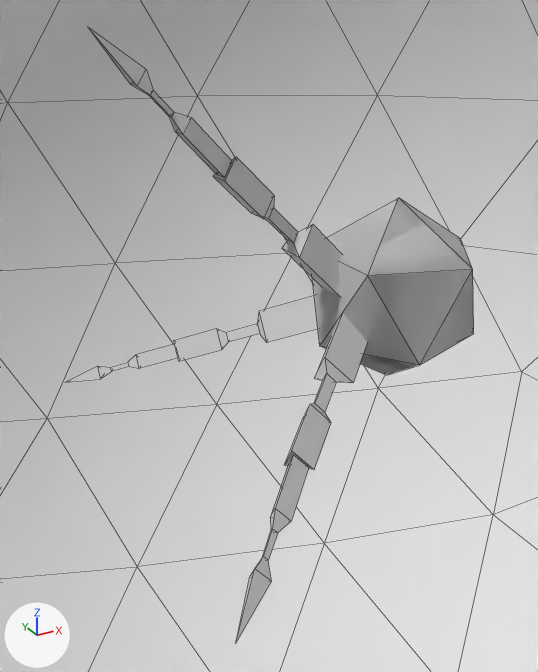
The Blender file assets/force_field.blend as it was, and as the next commit left it.
Rendered twice from a camera (50 mm lens) standing at (-1.81, -2.27, 1.07) and looking at (-0.59, -0.05, -0.04). Arrows for +X, +Y and +Z are at lower left; the lights stay in place. Mesh edges are drawn as thin lines.

The scene before the commit, as lines of its bpy script (objects in view):
```python
me_icosphere = bpy.data.meshes.new('Icosphere')
me_icosphere.from_pydata(...)  # an icosphere of 320 faces spanning x -7.8..7.8, y -7.8..7.8, z -7.8..7.8; an icosphere of 320 faces spanning x -8.2..8.2, y -8.2..8.2, z -8.2..8.2
me_icosphere.polygons.foreach_set('use_smooth', [True] * 640)
me_icosphere.materials.append(mat_material)  # white #ffffff
me_icosphere_001 = bpy.data.meshes.new('Icosphere.001')
me_icosphere_001.from_pydata(...)  # 114 vertices, 113 faces; spans x -1.16..0.35, y -0.89..0.89, z -0.51..1.03
me_icosphere_001.materials.append(mat_material)  # white #ffffff
ob_base = bpy.data.objects.new('base', me_icosphere_001)
ob_base.location = (0.0, 0.0, 0.0)
ob_sphere = bpy.data.objects.new('sphere', me_icosphere)
ob_sphere.location = (0.0, 0.0, 0.0)
```
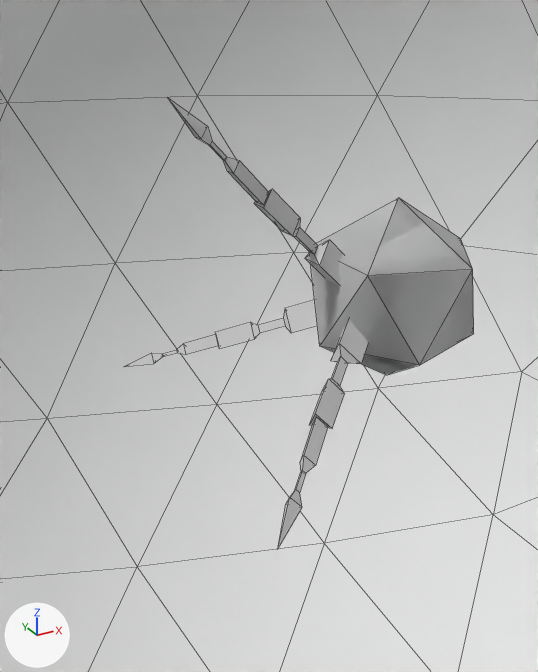
Pixel boxes (x1, y1, x2, y2) of what changed, in the pictures (538 x 672 px; the box of a moved part takes in the faces that stretch with it):
'base', reshaped (14% narrower, 27% shorter): before (66, 26, 474, 643); after (123, 97, 474, 548)
part 1 of me_icosphere_001, moved or reshaped: before (66, 344, 178, 382); after (123, 335, 218, 367)
part 2 of me_icosphere_001, moved or reshaped: before (174, 296, 318, 361); after (215, 300, 317, 349)
part 3 of me_icosphere_001, moved or reshaped: before (213, 157, 342, 296); after (254, 189, 343, 285)
part 4 of me_icosphere_001, moved or reshaped: before (87, 26, 232, 178); after (167, 97, 269, 205)
part 5 of me_icosphere_001, moved or reshaped: before (236, 455, 309, 643); after (278, 417, 328, 548)
part 6 of me_icosphere_001, moved or reshaped: before (285, 313, 367, 470); after (309, 319, 368, 429)

The change in detail:
me_icosphere_001 has 114 vertices, 113 faces and spans x -1.16..0.35, y -0.89..0.89, z -0.51..1.03.
me_icosphere_001 is used by ob_base; location (0.0, 0.0, 0.0).
me_icosphere_001 part 1: the loose piece of 16 vertices spanning x -1.16..-0.71, y 0.47..0.89, z -0.51..-0.25 is scaled about the mesh origin by 0.801.
me_icosphere_001 part 2: the loose piece of 18 vertices spanning x -0.76..-0.18, y 0.01..0.54, z -0.32..0.03 is scaled about the mesh origin by 0.801.
me_icosphere_001 part 3: the loose piece of 18 vertices spanning x -0.76..-0.18, y -0.07..0.07, z 0.05..0.62 is scaled about the mesh origin by 0.801.
me_icosphere_001 part 4: the loose piece of 16 vertices spanning x -1.16..-0.71, y -0.03..0.03, z 0.56..1.03 is scaled about the mesh origin by 0.801.
me_icosphere_001 part 5: the loose piece of 16 vertices spanning x -1.16..-0.71, y -0.89..-0.47, z -0.51..-0.25 is scaled about the mesh origin by 0.801.
me_icosphere_001 part 6: the loose piece of 18 vertices spanning x -0.76..-0.18, y -0.54..-0.01, z -0.32..0.03 is scaled about the mesh origin by 0.801.
